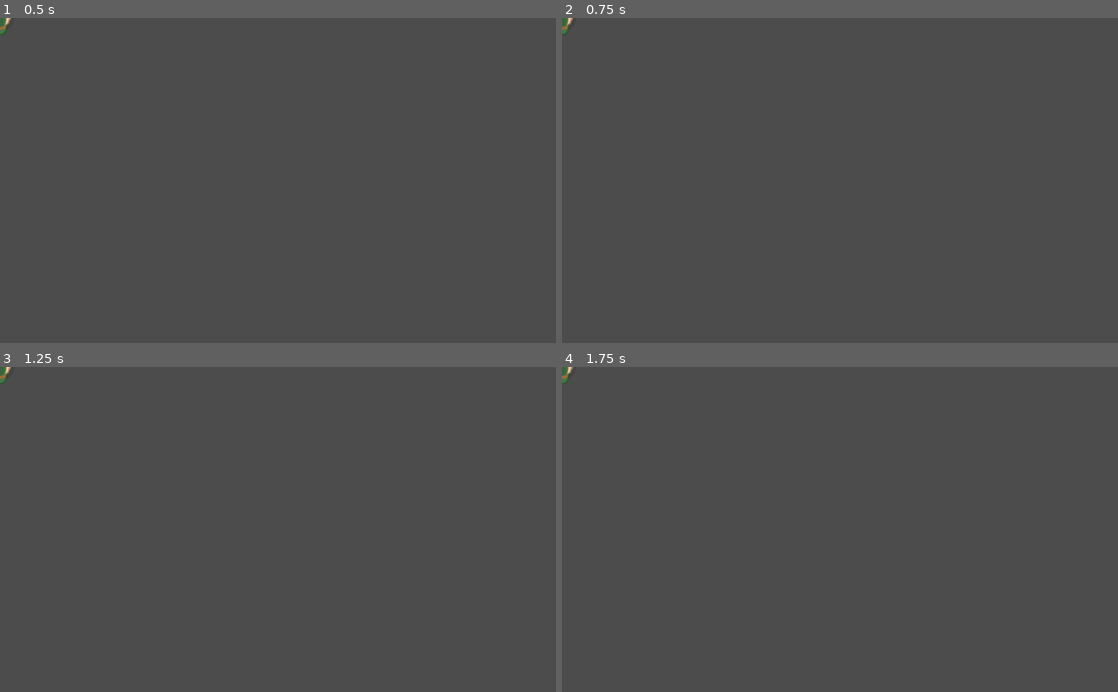
Above: before the commit, frames 1-4 (two rows, left to right).
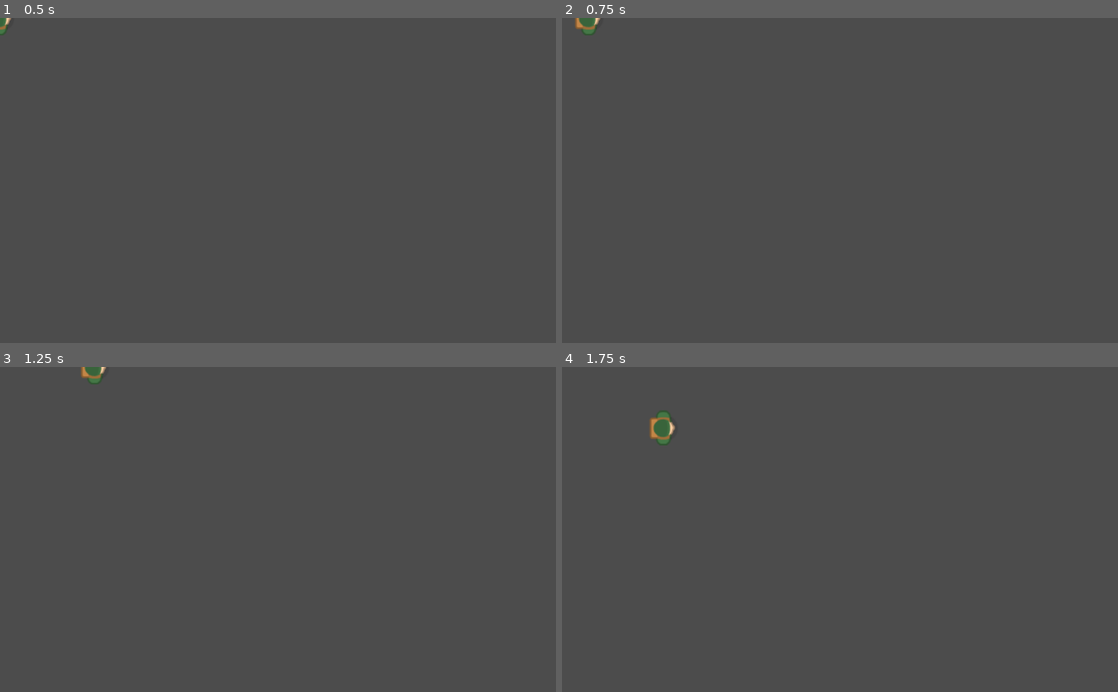
Above: after the commit, the same moments.

Repository: DepressdMonstr/TopView
Game: Godot game, scene res://Player.tscn
The game is run twice, just before and just after one commit, with the same random seed, the same clock (stepped at 60 frames per second) and the same inputs. The project has no main scene, so this scene is started directly.
Inputs:
- Up to frame 1 (0.5 s): no input
- Up to frame 2 (0.75 s): tap Enter at 0.5 s; hold D (move_right) from 0.53 s (still down)
- Up to frame 3 (1.25 s): keep holding D (move_right)
- Up to frame 4 (1.75 s): release D (move_right) at 1.28 s; hold S (move_down) from 1.28 s (still down)

Frame 1 is identical in both runs. In frame 2, 0.2% of the frame differs, in the area x 0-7%, y 0-6%; in frame 3, 0.2%; in frame 4, 0.3%, in the area x 0-21%, y 0-25%.
Error before the commit: Parse Error: Mixed tabs and spaces in indentation. (res://Player.gd:21)

Commit message:
Update Player.gd

Diff:
--- a/Player.gd
+++ b/Player.gd
@@ -14,26 +14,26 @@
 
 func _physics_process(delta):
 
-  vel = Vector2()
+	vel = Vector2()
 
   # inputs
-  if Input.is_action_pressed("move_up"):
-	vel.y -= 1
-	facingDir = Vector2(0, -1)
+	if Input.is_action_pressed("move_up"):
+		vel.y -= 1
+		facingDir = Vector2(0, -1)
 
-  if Input.is_action_pressed("move_down"):
-	vel.y += 1
-	facingDir = Vector2(0, 1)
+	if Input.is_action_pressed("move_down"):
+		vel.y += 1
+		facingDir = Vector2(0, 1)
 
-  if Input.is_action_pressed("move_left"):
-	vel.x -= 1
-	facingDir = Vector2(-1, 0)
+	if Input.is_action_pressed("move_left"):
+		vel.x -= 1
+		facingDir = Vector2(-1, 0)
 
-  if Input.is_action_pressed("move_right"):
-	vel.x += 1
-	facingDir = Vector2(1, 0)
+	if Input.is_action_pressed("move_right"):
+		vel.x += 1
+		facingDir = Vector2(1, 0)
 
-  vel = vel.normalized()
+	vel = vel.normalized()
 
   # move the player
-  move_and_slide(vel * moveSpeed)
+	move_and_slide(vel * moveSpeed)
